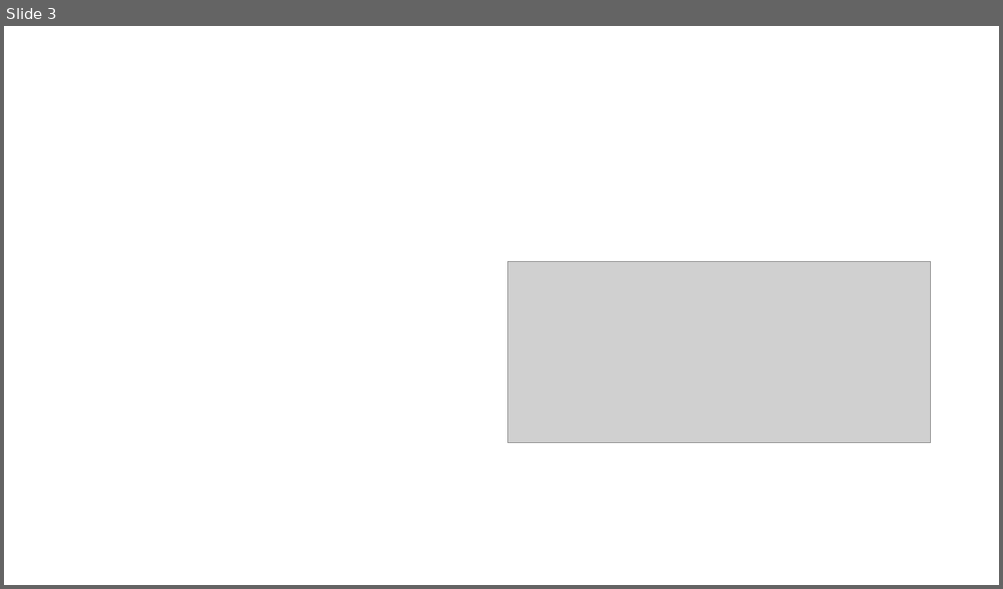
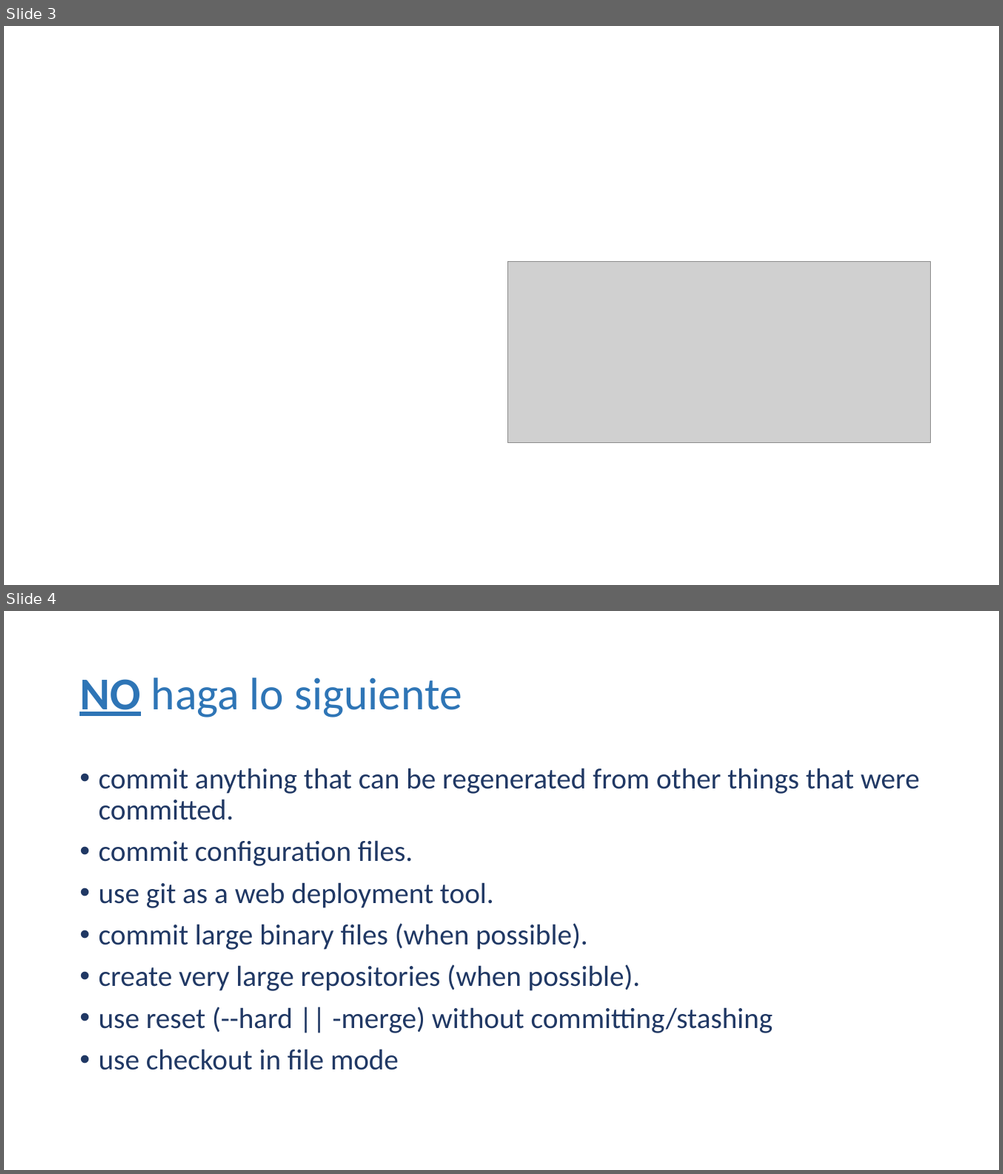
Before and after one commit to upcevo201402/bpm-btm, a slide deck: Gestion_Configuracion/Guía Básica SCM para el Proyecto.pptx. Shown one above the other, each under a label of ours: slide 3 before the commit, slides 3 and 4 after it. The pictures are 1003x589 and 1003x1174 pixels, drawn with LibreOffice and Linux fonts; fonts in the diff are those of the drawing; grey boxes stand for pictures. Boxes give left, top, right and bottom in pixels: in the first picture for what was removed or moved away, otherwise in the second. Text is boxed around its words. In the diff, an @@ line names an element or a change of style, - is before the commit and + after.

```diff
--- a/Gestion_Configuracion/Guía Básica SCM para el Proyecto.pptx
+++ b/Gestion_Configuracion/Guía Básica SCM para el Proyecto.pptx
@@ slide 4 added at bbox=[4, 611, 999, 1170], background #FFFFFF @@
@@ title added at bbox=[79, 678, 462, 718], 44 pt, text #2E75B6 @@
+NO haga lo siguiente
@@ text added at bbox=[99, 768, 919, 1071], 28 pt, text #203864 @@
+• commit anything that can be regenerated from other things that were committed.
+• commit configuration files.
+• use git as a web deployment tool.
+• commit large binary files (when possible).
+• create very large repositories (when possible).
+• use reset (--hard || -merge) without committing/stashing
+• use checkout in file mode
```
Also in this commit, not shown: 2 other slides added, 32 other files.
